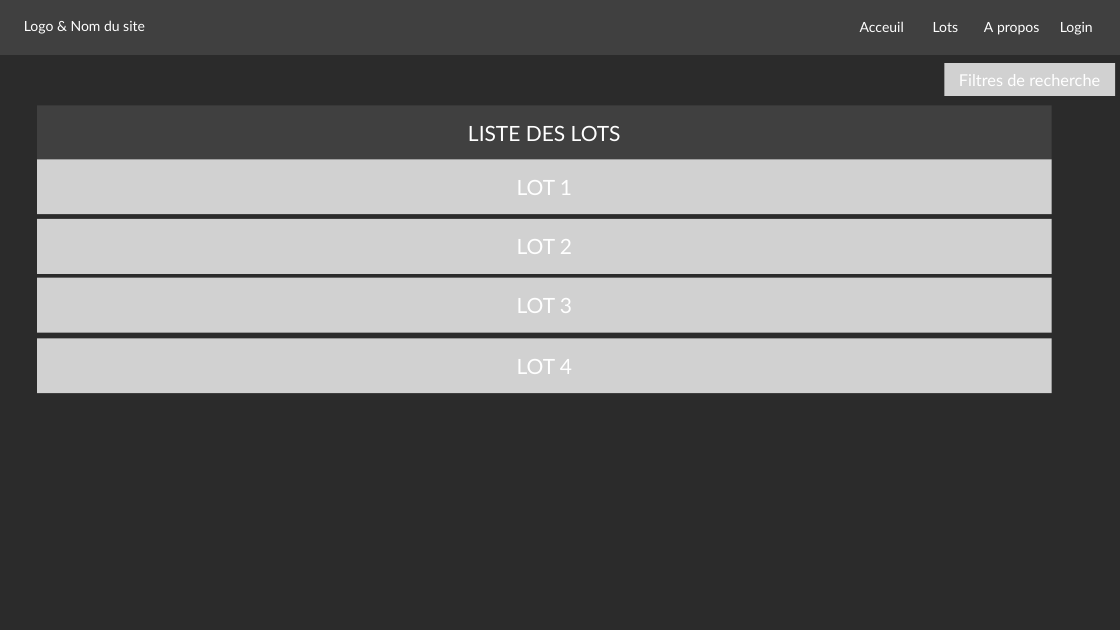
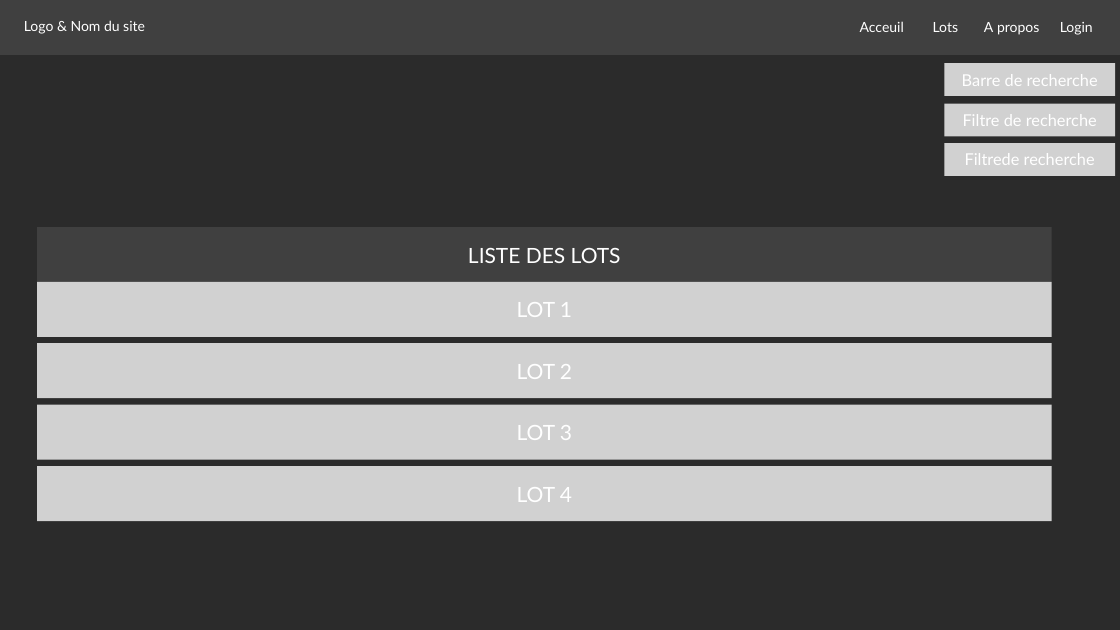
Before and after one commit to ETML-ES-PROJ-LABE-LAFE/LesJardiniersDuDimanche-Frontend, a slide deck: slide 4 of Annexes/MockupEnchere.pptx (slide 1 before the commit). Drawn at 1120x630 pixels with LibreOffice and Linux fonts; fonts in the diff are those of the drawing; background and template pictures are left out; a plain dark background stands for a picture behind light text. Boxes give left, top, right and bottom in pixels: in the first picture for what was removed or moved away, otherwise in the second. Text is boxed around its words. In the diff, an @@ line names an element or a change of style, - is before the commit and + after.

```diff
--- a/Annexes/MockupEnchere.pptx
+++ b/Annexes/MockupEnchere.pptx
@@ text in rectangle at (x1=962, y1=74, x2=1098, y2=86): text changed @@
-Filtres de recherche
+Barre de recherche
@@ rectangle added at (x1=944, y1=104, x2=1115, y2=137), fill #D1D1D1, 14 pt, text #FFFFFF @@
+Filtre de recherche
@@ rectangle added at (x1=944, y1=143, x2=1115, y2=176), fill #D1D1D1, 14 pt, text #FFFFFF @@
+Filtrede recherche
@@ rectangle "LISTE DES LOTS" moved from (x1=37, y1=105, x2=1052, y2=160) to (x1=37, y1=227, x2=1052, y2=281) @@
@@ rectangle "LOT 1" moved from (x1=37, y1=160, x2=1052, y2=214) to (x1=37, y1=282, x2=1052, y2=337) @@
@@ 3 rectangles moved together from (x1=37, y1=219, x2=1052, y2=393) to (x1=37, y1=344, x2=1052, y2=521) @@
```
Also in this commit, not shown: 3 slides added.
